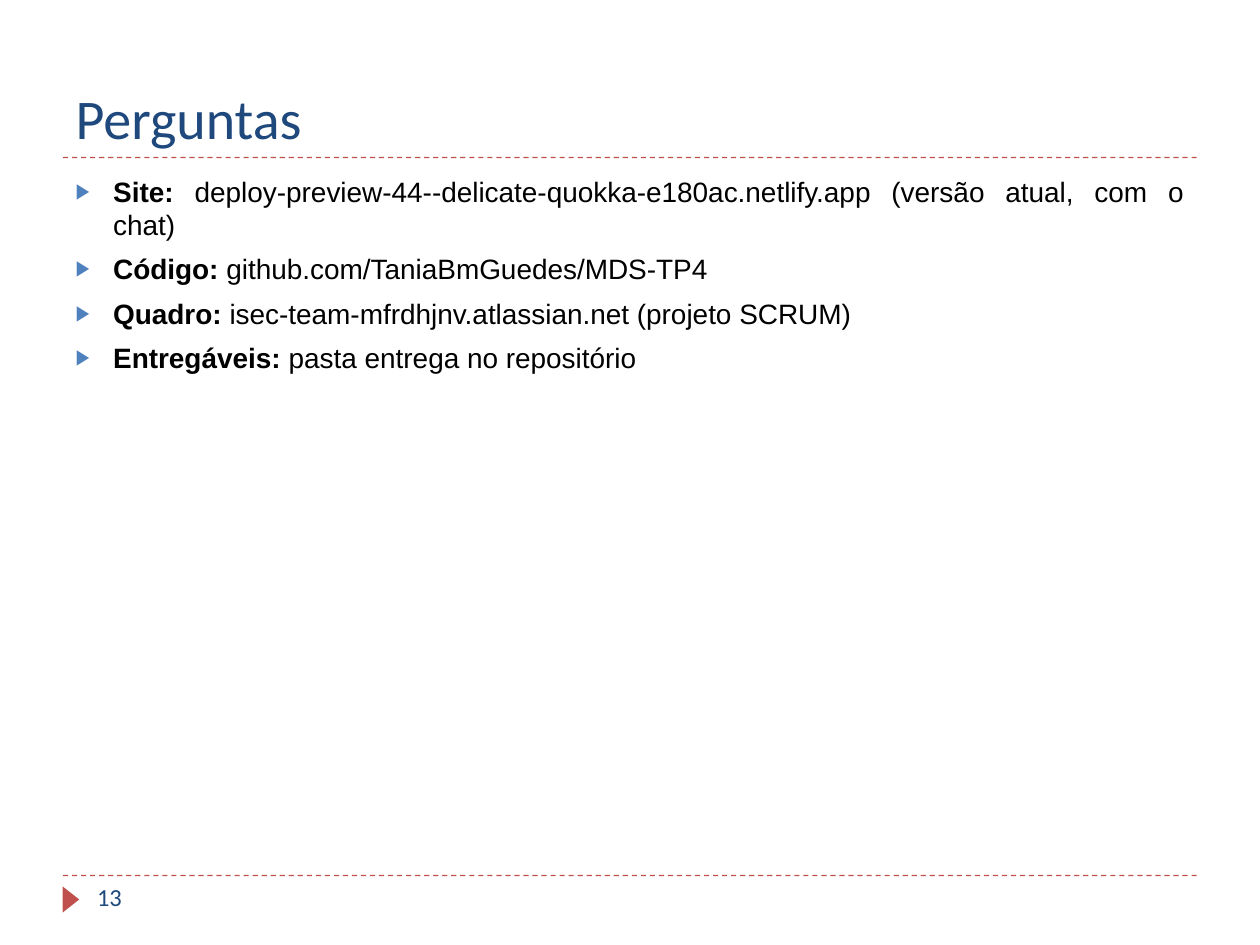
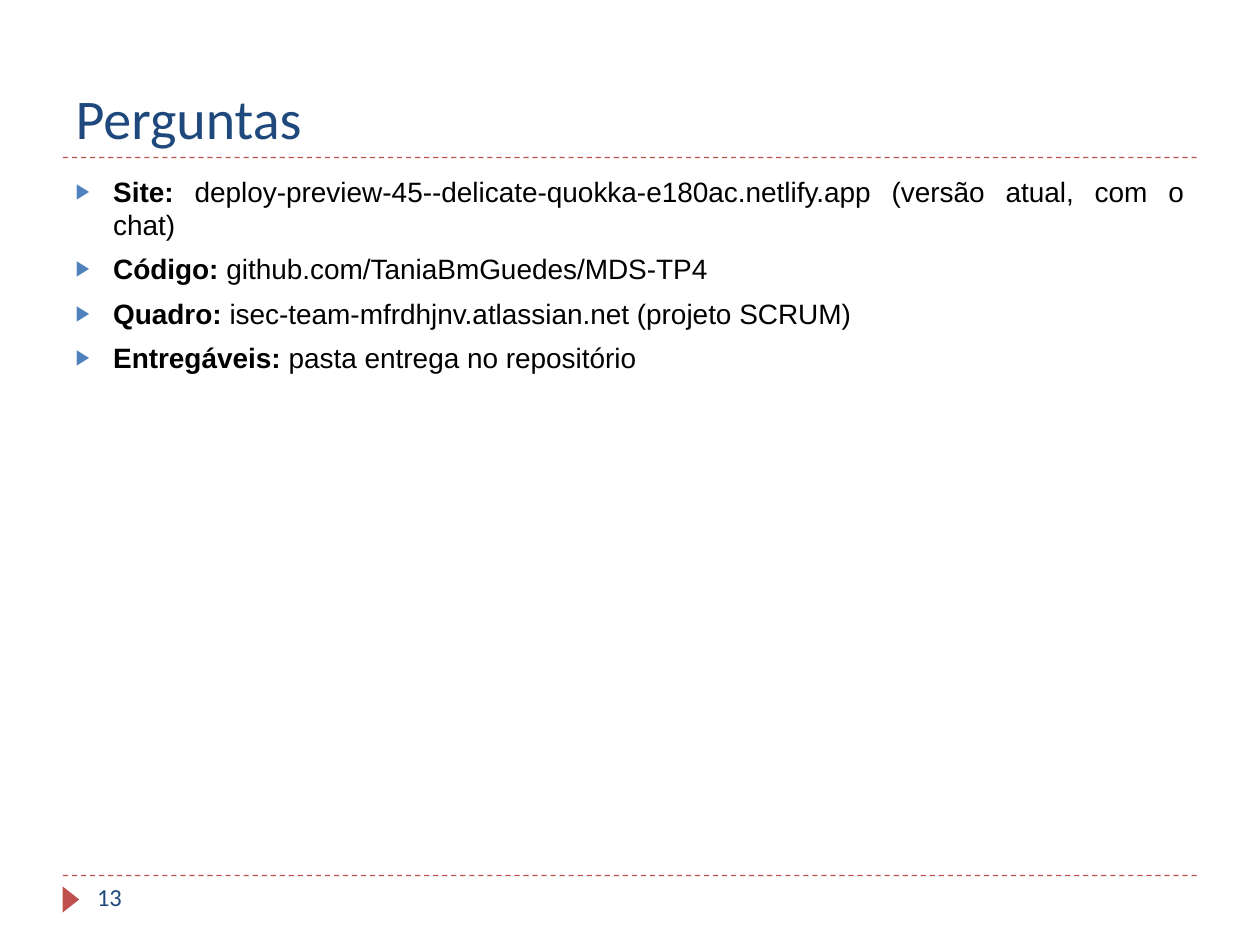
Before and after one commit to TaniaBmGuedes/MDS-TP4, a slide deck: slide 13 of entrega/07_Apresentacao_Final.pptx. Drawn at 1260x945 pixels with LibreOffice and Linux fonts; fonts in the diff are those of the drawing; background and template pictures are left out. Boxes give left, top, right and bottom in pixels: in the first picture for what was removed or moved away, otherwise in the second. Text is boxed around its words. In the diff, an @@ line names an element or a change of style, - is before the commit and + after.

```diff
--- a/entrega/07_Apresentacao_Final.pptx
+++ b/entrega/07_Apresentacao_Final.pptx
@@ text at <box>113,181,1184,241</box>: text changed @@
-▶ Site: deploy-preview-44--delicate-quokka-e180ac.netlify.app (versão atual, com o chat)
+▶ Site: deploy-preview-45--delicate-quokka-e180ac.netlify.app (versão atual, com o chat)
```
Also in this commit, not shown: 2 other slides changed.
